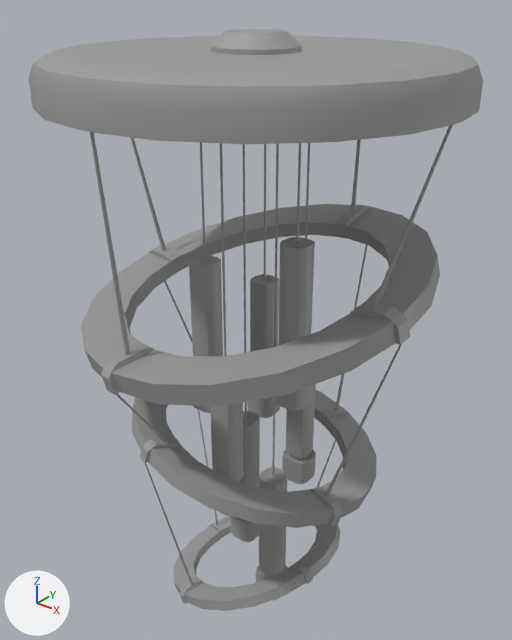
A saved change to the FBX model Assets/Assets/Meshes/SM_Chandelier_Cell 02.fbx.
One viewpoint serves both versions: a camera (50 mm lens) standing at (-0.1248, -0.0965, 0.306) and looking at (-0.253, 0.0637, 0.2067). Lighting does not change. The marker at lower left points along +X, +Y and +Z. The first picture is the older version. Where no turn or scale is listed for an object, it has been applied to the vertices.
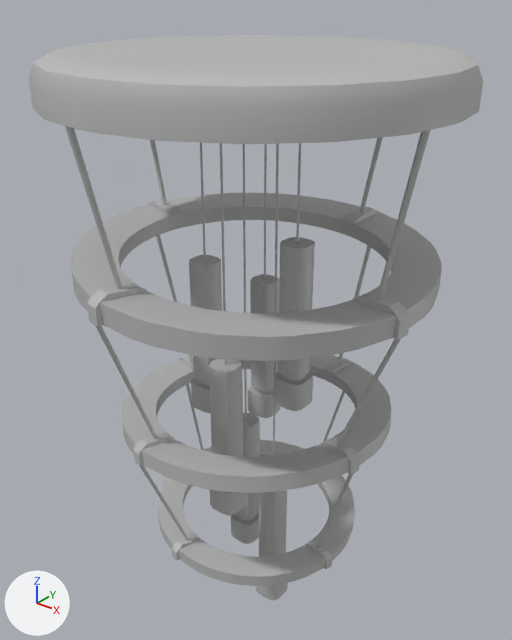
The newer file is also rescaled (x13.98), turned or shifted as a whole; pictures and numbers use the older file's frame.

Location of each change, (x1, y1, x2, y2) in pixels of the pictures (512 x 640 px; the box of a moved part takes in the faces that stretch with it):
'pasted__pCylinder6', deleted
    before: (29, 29, 483, 611)
'polySurface2', added
    after: (29, 35, 483, 144)
'polySurface1', added
    after: (65, 126, 442, 361)
'polySurface5', added
    after: (96, 235, 401, 493)
'polySurface6', added
    after: (140, 384, 355, 586)
'pCube4', reshaped
    before: (282, 143, 316, 484)
    after: (248, 144, 280, 418)
'pCube1', deleted
    before: (248, 144, 280, 418)
part 1 of me_mesh_004, moved or reshaped
    before: (305, 143, 310, 239)
    after: (264, 144, 267, 280)
part 2 of me_mesh_004, moved or reshaped
    before: (282, 384, 316, 484)
    after: (248, 274, 280, 418)

Diff of the bpy script that builds the scene:
```diff
--- a/Assets/Assets/Meshes/SM_Chandelier_Cell 02.fbx.py
+++ b/Assets/Assets/Meshes/SM_Chandelier_Cell 02.fbx.py
@@ mat_default_material @@
+mat_default_material = principled_material('Default_Material')
+mat_default_material.base_color = (0.5, 0.5, 0.5)  # grey #bcbcbc
@@ mat_lambert6 @@
+mat_lambert6 = principled_material('lambert6')
+mat_lambert6.base_color = (0.5, 0.5, 0.5)  # grey #bcbcbc
@@ me_mesh_004 @@
 # used by ob_pcube4; location = (-0.2429, 0.0757, 0.1739)
-me_mesh_004.from_pydata(...)  # 120 vertices, 110 faces; spans x -0.0051..0.0051, y -0.0051..0.0051, z -0.0309..0.1042
+me_mesh_004.from_pydata(...)  # 120 vertices, 110 faces; spans x -0.0235..-0.0133, y -0.002..0.0081, z -0.0121..0.1101
+# me_mesh_004 part 1: all 12 vertices in x -0.0003..0.0003, y -0.0003..0.0003, z 0.1042 are moved by (-0.0184, 0.003, 0.0059)
+# me_mesh_004 part 2: all 108 vertices in x -0.0051..0.0051, y -0.0051..0.0051, z -0.0309..0.021 are moved by (-0.0184, 0.003, 0.0188)
 me_mesh_004.materials.append(mat_standardsurface1)
@@ me_mesh_008 @@
+me_mesh_008.from_pydata(...)  # 624 vertices, 552 faces; spans x -0.055..0.0546, y -0.0547..0.0546, z -0.0059..0.0517
+me_mesh_008.materials.append(mat_default_material)  # grey #bcbcbc
@@ me_mesh_006_1 @@
+me_mesh_006_1.from_pydata(...)  # 336 vertices, 278 faces; spans x -0.0582..0.0582, y -0.0582..0.0582, z -0.0061..0.0061
+me_mesh_006_1.materials.append(mat_lambert6)  # grey #bcbcbc
@@ me_mesh_001_1 @@
+me_mesh_001_1.from_pydata(...)  # 624 vertices, 552 faces; spans x -0.0572..0.0568, y -0.0574..0.0566, z -0.0053..0.048
+me_mesh_001_1.materials.append(mat_default_material)  # grey #bcbcbc
@@ me_mesh_009 @@
+me_mesh_009.from_pydata(...)  # 624 vertices, 552 faces; spans x -0.0439..0.0441, y -0.0444..0.0441, z -0.0034..0.0422
+me_mesh_009.materials.append(mat_default_material)  # grey #bcbcbc
@@ ob_pasted__pcylinder6 @@
-ob_pasted__pcylinder6 = bpy.data.objects.new('pasted__pCylinder6', me_mesh)
-ob_pasted__pcylinder6.location = (-0.2501, 0.0599, 0.1952)
@@ ob_pcube1 @@
-ob_pcube1 = bpy.data.objects.new('pCube1', me_mesh_003)
-ob_pcube1.location = (-0.2614, 0.0787, 0.1927)
@@ ob_polysurface5 @@
+ob_polysurface5 = bpy.data.objects.new('polySurface5', me_mesh_008)
+ob_polysurface5.location = (-0.2499, 0.0601, 0.1769)
@@ ob_polysurface2 @@
+ob_polysurface2 = bpy.data.objects.new('polySurface2', me_mesh_006_1)
+ob_polysurface2.location = (-0.25, 0.06, 0.2821)
@@ ob_polysurface1 @@
+ob_polysurface1 = bpy.data.objects.new('polySurface1', me_mesh_001_1)
+ob_polysurface1.location = (-0.2499, 0.0601, 0.2295)
@@ ob_polysurface6 @@
+ob_polysurface6 = bpy.data.objects.new('polySurface6', me_mesh_009)
+ob_polysurface6.location = (-0.2499, 0.0601, 0.1357)
```
